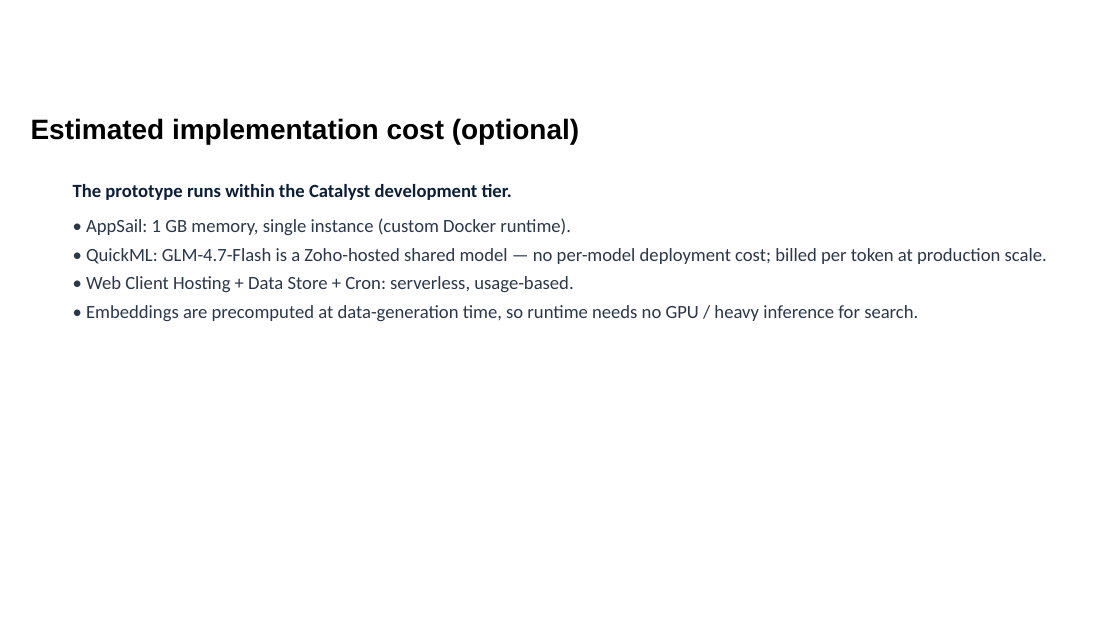
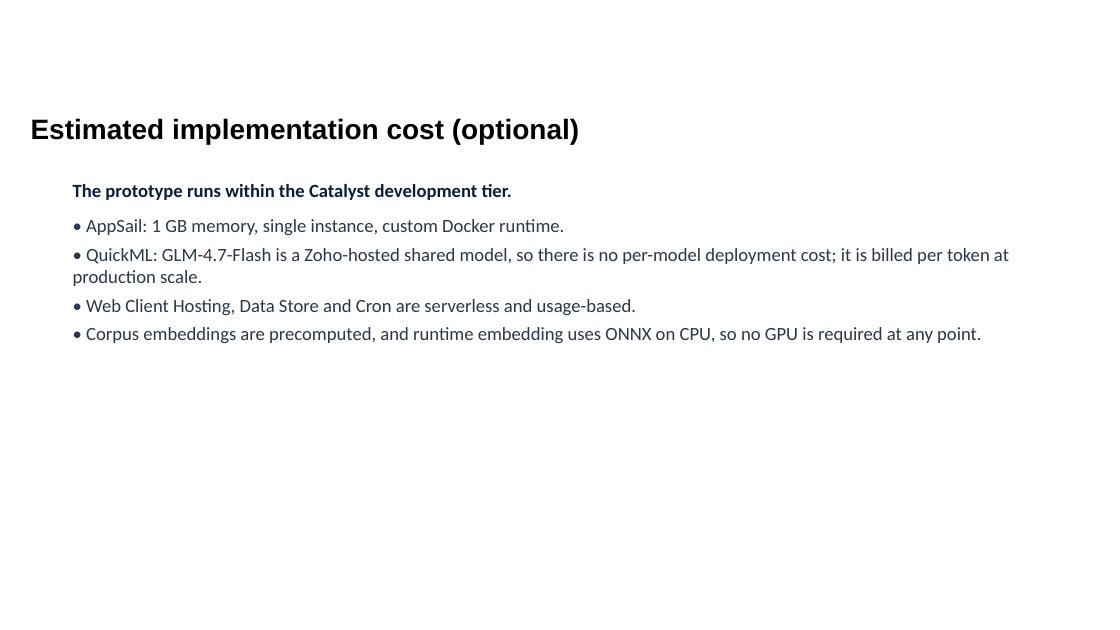
Before and after one commit to arungeekay/anveshak, a slide deck: slide 10 of ANVESHAK_KSP_Datathon_2026_Submission.pptx. Drawn at 1120x630 pixels with LibreOffice and Linux fonts; fonts in the diff are those of the drawing; background and template pictures are left out. Boxes give left, top, right and bottom in pixels: in the first picture for what was removed or moved away, otherwise in the second. Text is boxed around its words. In the diff, an @@ line names an element or a change of style, - is before the commit and + after.

```diff
--- a/ANVESHAK_KSP_Datathon_2026_Submission.pptx
+++ b/ANVESHAK_KSP_Datathon_2026_Submission.pptx
@@ text at (73,219,1009,343): text changed @@
-• AppSail: 1 GB memory, single instance (custom Docker runtime).
-• QuickML: GLM-4.7-Flash is a Zoho-hosted shared model — no per-model deployment cost; billed per token at production scale.
-• Web Client Hosting + Data Store + Cron: serverless, usage-based.
-• Embeddings are precomputed at data-generation time, so runtime needs no GPU / heavy inference for search.
+• AppSail: 1 GB memory, single instance, custom Docker runtime.
+• QuickML: GLM-4.7-Flash is a Zoho-hosted shared model, so there is no per-model deployment cost; it is billed per token at production scale.
+• Web Client Hosting, Data Store and Cron are serverless and usage-based.
+• Corpus embeddings are precomputed, and runtime embedding uses ONNX on CPU, so no GPU is required at any point.
```
Also in this commit, not shown: 13 other slides changed, 11 other files.
